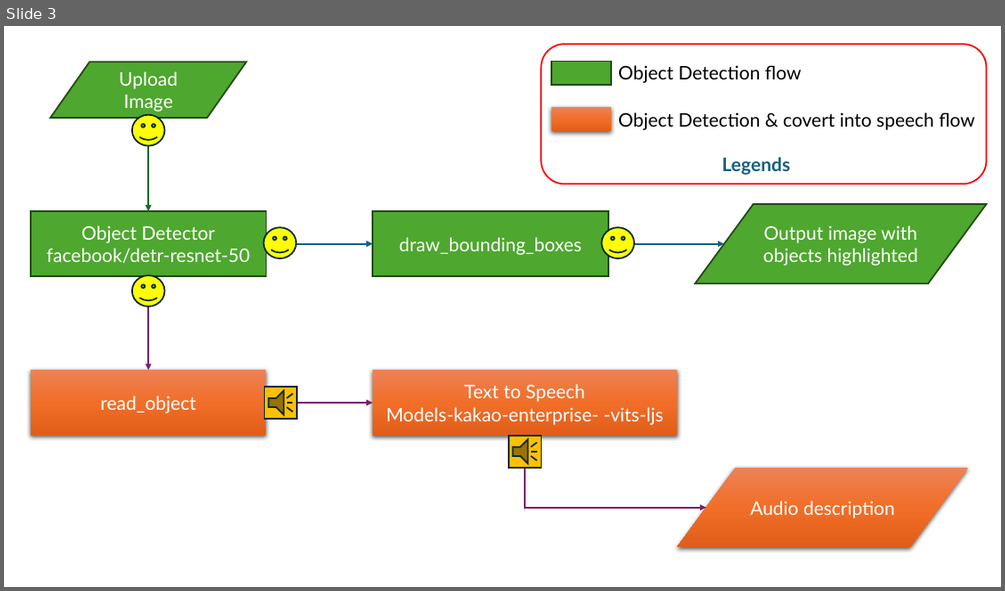
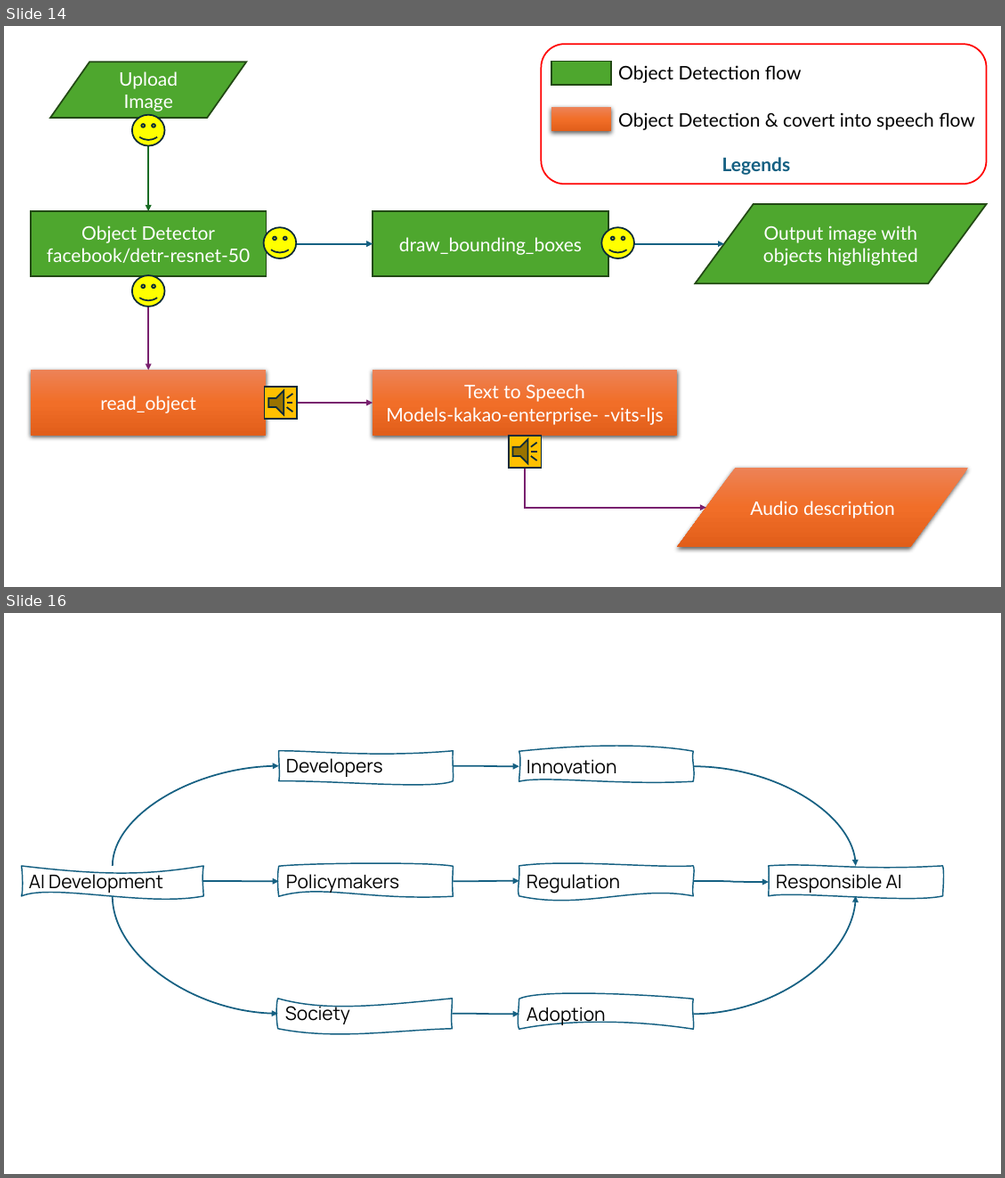
Before and after one commit to mayankchugh-learning/PythonRefresh, a slide deck: Python for Generative AI/Week 15/Python-LLMOps-using-Python-LVC/Docuement-QnA.pptx. Shown one above the other, each under a label of ours: slide 3 before the commit, slides 14 and 16 after it; the slides between them are not shown. The pictures are 1005x591 and 1005x1178 pixels, drawn with LibreOffice and Linux fonts; fonts in the diff are those of the drawing. Boxes give left, top, right and bottom in pixels: in the first picture for what was removed or moved away, otherwise in the second. Text is boxed around its words. In the diff, an @@ line names an element or a change of style, - is before the commit and + after.

```diff
--- a/Python for Generative AI/Week 15/Python-LLMOps-using-Python-LVC/Docuement-QnA.pptx
+++ b/Python for Generative AI/Week 15/Python-LLMOps-using-Python-LVC/Docuement-QnA.pptx
@@ slide 16 added at <box>4,613,1001,1174</box>, background #FFFFFF @@
@@ curved arrow added from (113, 866) to (279, 765), #156082 1.5 pt @@
@@ freeform shape added at <box>279,751,453,780</box>, outline #156082 1.25 pt, 18 pt, text #000000 @@
+Developers
@@ curved arrow added from (453, 765) to (519, 766), #156082 1.5 pt @@
@@ freeform shape added at <box>519,751,694,781</box>, outline #156082 1.25 pt, 18 pt, text #000000 @@
+Innovation
@@ curved arrow added from (694, 766) to (856, 866), #156082 1.5 pt @@
@@ freeform shape added at <box>21,866,203,896</box>, outline #156082 1.25 pt, 18 pt, text #000000 @@
+AI Development
@@ freeform shape added at <box>279,866,453,896</box>, outline #156082 1.25 pt, 18 pt, text #000000 @@
+Policymakers
@@ freeform shape added at <box>519,866,694,896</box>, outline #156082 1.25 pt, 18 pt, text #000000 @@
+Regulation
@@ freeform shape added at <box>769,866,943,896</box>, outline #156082 1.25 pt, 18 pt, text #000000 @@
+Responsible AI
@@ curved arrow added from (113, 896) to (278, 1013), #156082 1.5 pt @@
@@ curved arrow added from (203, 881) to (279, 882), #156082 1.5 pt @@
@@ curved arrow added from (453, 882) to (519, 881), #156082 1.5 pt @@
@@ curved arrow added from (694, 1013) to (856, 896), #156082 1.5 pt @@
@@ curved arrow added from (694, 881) to (769, 882), #156082 1.5 pt @@
@@ freeform shape added at <box>278,998,452,1028</box>, outline #156082 1.25 pt, 18 pt, text #000000 @@
+Society
@@ freeform shape added at <box>519,999,694,1029</box>, outline #156082 1.25 pt, 18 pt, text #000000 @@
+Adoption
@@ curved arrow added from (452, 1013) to (519, 1013), #156082 1.5 pt @@
@@ what was slide 3 is now slide 14 @@
```
Also in this commit, not shown: 12 other slides added, 16 other files.
